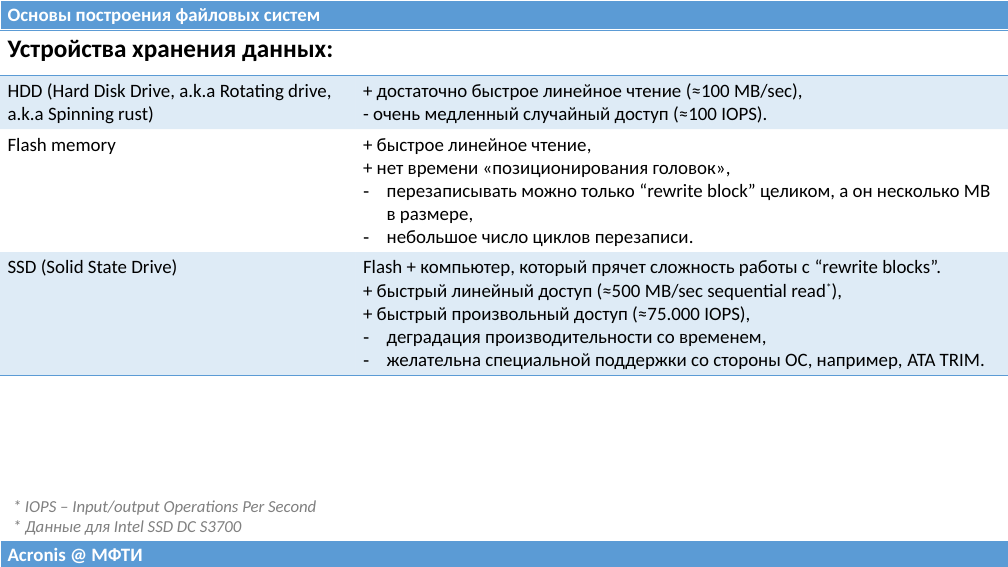
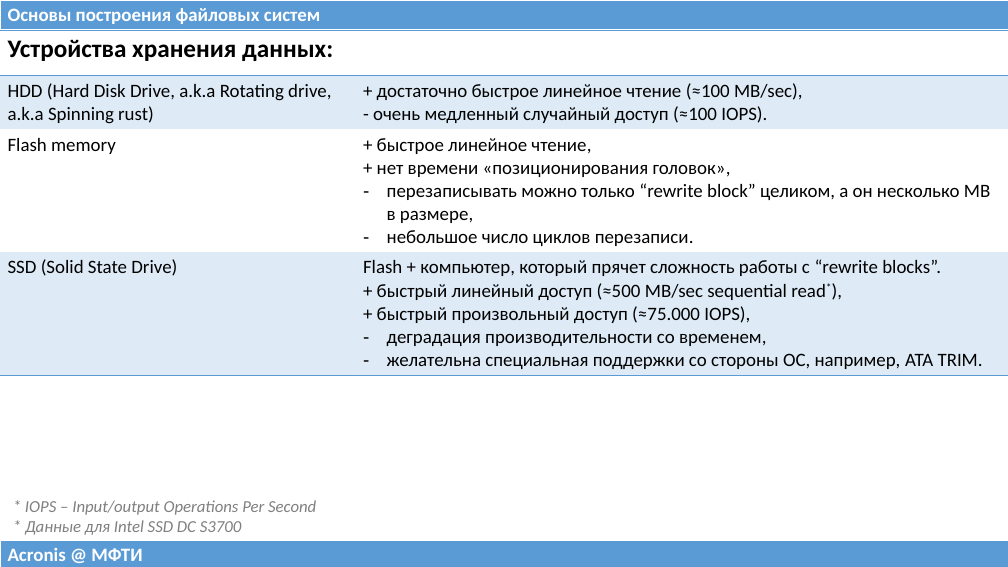
Before and after one commit to 75cc8545e7b021ed280ed0ef99fc7fc4/filesystems-101, a slide deck: slide 21 of talks/src/class00.pptx (slide 22 before the commit). Drawn at 1008x567 pixels with LibreOffice and Linux fonts; fonts in the diff are those of the drawing. Boxes give left, top, right and bottom in pixels: in the first picture for what was removed or moved away, otherwise in the second. Text is boxed around its words. In the diff, an @@ line names an element or a change of style, - is before the commit and + after.

```diff
--- a/talks/src/class00.pptx
+++ b/talks/src/class00.pptx
@@ table at bbox=[0, 30, 1008, 373] @@
-row 4, column 2: Flash + компьютер, который прячет сложность работы с “rewrite blocks”. / + быстрый линейный доступ (≈500 MB/sec sequential read*), / + быстрый произвольный доступ (≈75.000 IOPS), / деградация производительности со временем, / желательна специальной поддержки со стороны ОС, например, ATA TRIM.
+row 4, column 2: Flash + компьютер, который прячет сложность работы с “rewrite blocks”. / + быстрый линейный доступ (≈500 MB/sec sequential read*), / + быстрый произвольный доступ (≈75.000 IOPS), / деградация производительности со временем, / желательна специальная поддержки со стороны ОС, например, ATA TRIM.
```
Also in this commit, not shown: 4 other slides changed, 1 slide removed, 1 other file.
